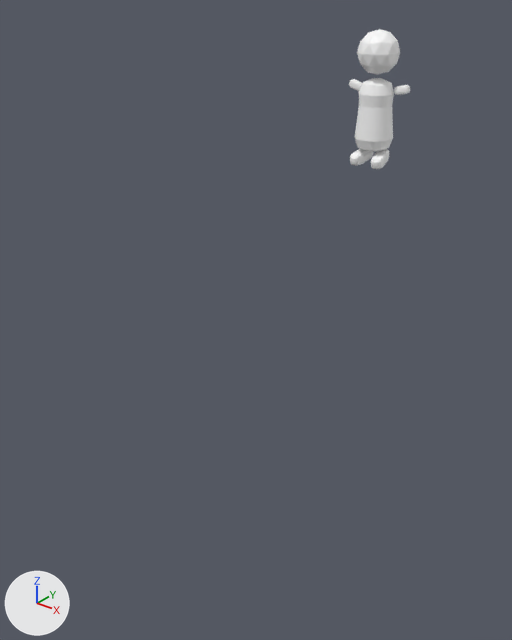
The glTF model public/crowder.glb as it was, and as the next commit left it.
Both versions are drawn from a 50 mm camera at (9.63, -7.64, 12.15) aimed at (0.13, 4.24, 4.78). Lighting does not change. The marker at lower left points along +X, +Y and +Z. Both versions are drawn at frame 0 of the action 'Cube.010'; the numbers are the values there. Vertices at the same position are counted once.
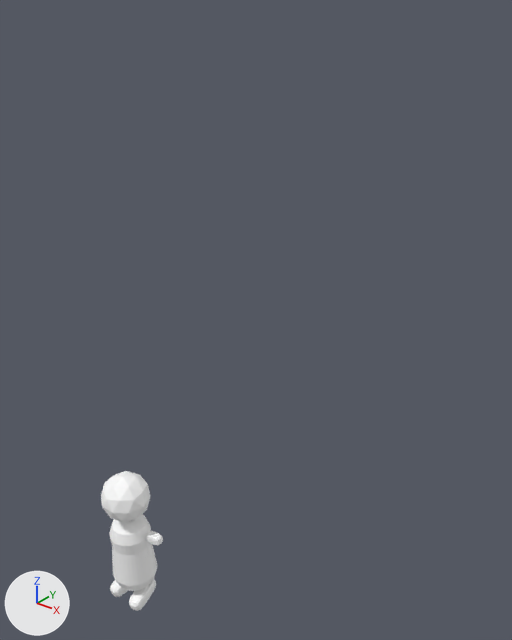
Boxes (x1, y1, x2, y2) around the edits, measured in the pictures (512 x 640 px):
'Cube.010', moved: before (349, 29, 410, 169); after (101, 471, 163, 611)

The change in detail:
me_cube_611 has 1430 vertices, 2828 faces and spans x 20.64..22.37, y 22.88..23.9, z -20.89..-17.52.
me_cube_611 is used by ob_cube_010; location (-21.23, -14.95, 27.81); rotation (0.0289, 0.0, 0.0), in degrees (1.7, 0, 0).
me_cube_611 part 1: the whole mesh is moved by (-21.49, -23.36, 20.25).
Object 'Cube.010' (ob_cube_010) moves from (-21.23, -14.95, 27.81) to (0.0, 0.0, 0.0).
